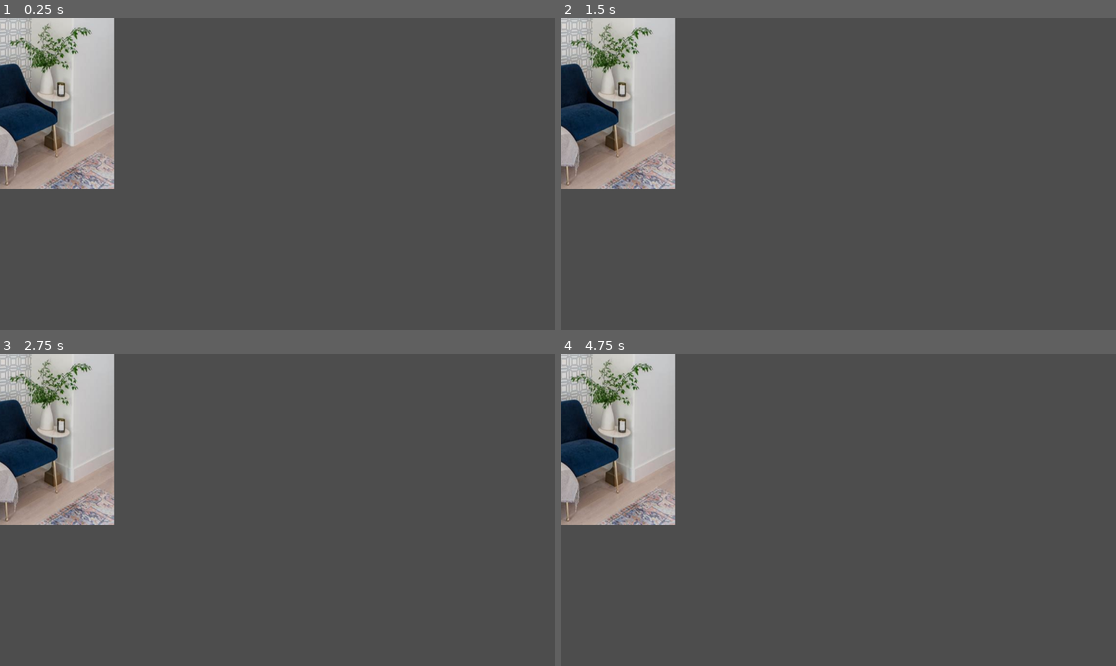
Above: before the commit, frames 1-4 (two rows, left to right).
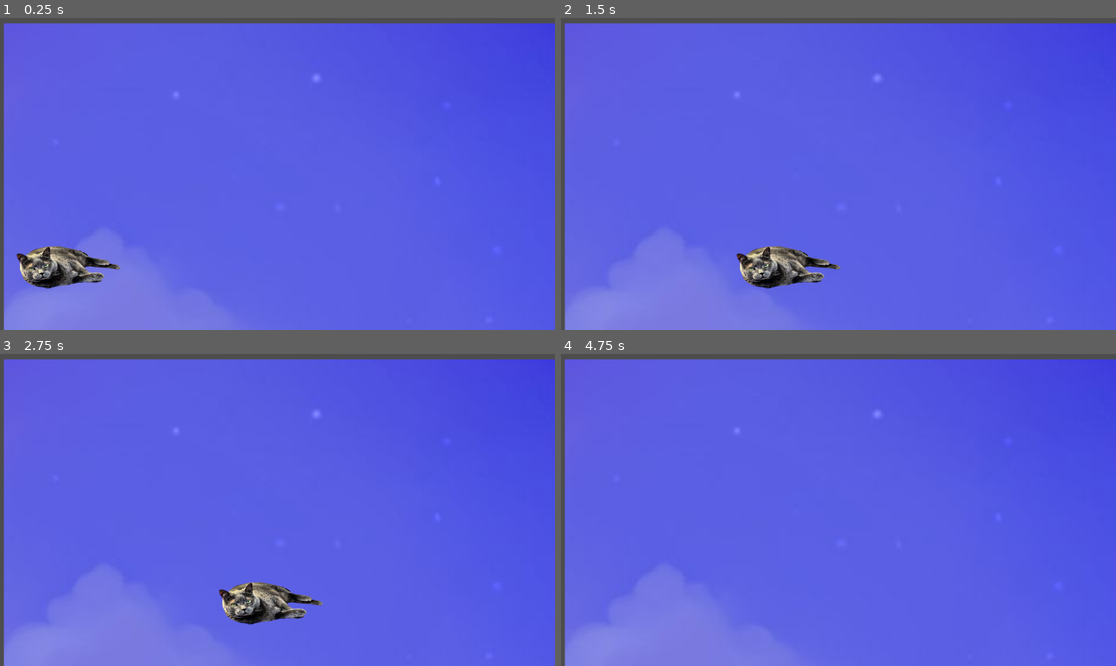
Above: after the commit, the same moments.

Repository: 5hr3kY/Kit-Fight
Game: Godot game, scene res://main.tscn
Same seed, same stepped clock (60 frames per second), same inputs: the game is played once before the commit and once after it. Before the commit the project has no main scene; this scene is started directly in both runs.
Inputs:
- Up to frame 1 (0.25 s): no input
- Up to frame 2 (1.5 s): tap Enter at 0.5 s; hold Right (ui_right) 0.53-1.28 s; tap Space (ui_space, bound only after the commit) at 0.6, 1.35 s; hold Left (ui_left) from 1.28 s (still down)
- Up to frame 3 (2.75 s): release Left (ui_left) at 2.03 s; hold Right (ui_right) from 2.03 s (still down); tap Space (ui_space, bound only after the commit) at 2.1 s
- Up to frame 4 (4.75 s): release Right (ui_right) at 2.78 s; hold Up (ui_up) 2.78-3.53 s; tap Space (ui_space, bound only after the commit) at 2.85, 3.5, 3.6, 4.35 s; hold Left (ui_left) from 3.53 s (still down)

The runs differ from the first frame. In frame 1, 98% of the frame differs, in the area x 0-100%, y 0-100%; in frame 2, 98%; in frame 3, 98%; in frame 4, 98%.
Error after the commit: Invalid assignment of property or key 'visible' with value of type 'bool' on a base object of type 'null instance'. (res://cat.gd:33)

Commit message:
pls save me

Diff:
--- /dev/null
+++ b/kit-fight/cat.gd
@@ -0,0 +1,33 @@
+extends CharacterBody2D
+
+var jumped = false
+var gravity = .45
+var onFloor = false
+var speed = 10
+var attacking  = false
+
+func _physics_process(delta: float) -> void:
+	var input_direction = Input.get_axis("ui_left","ui_right")
+	velocity.x = input_direction *speed
+
+	if Input.is_action_just_pressed("ui_up") and not jumped and onFloor:
+		velocity.y= -50
+
+
+		jumped = true
+		onFloor = false
+
+	if position.y<500 and not onFloor:
+		velocity.y +=gravity *speed
+	elif position.y >500 and not onFloor:
+		velocity.y = 0
+		position.y = 500
+		onFloor = true
+		jumped = false
+
+	position.x+=velocity.x
+	position.y += velocity.y
+
+
+	if Input.is_action_just_pressed("ui_space") and not attacking:
+		%Fireball.visible = true
--- /dev/null
+++ b/kit-fight/fireball.gd
@@ -0,0 +1,14 @@
+extends CharacterBody2D
+
+var deceleration = 1
+
+func _init():
+	velocity.x = 90
+
+
+func _physics_process(delta: float) -> void:
+	if self.visible:
+		position.x+=velocity.x
+		velocity.x-= deceleration
+		if  velocity.x <0:
+			queue_free()
--- a/kit-fight/main.tscn
+++ b/kit-fight/main.tscn
@@ -1,10 +1,58 @@
-[gd_scene load_steps=2 format=3 uid="uid://hi63ys7eodfn"]
+[gd_scene format=3 uid="uid://hi63ys7eodfn"]
 
-[ext_resource type="Texture2D" uid="uid://btjyjdkk848d2" path="res://temp.jpg" id="1_ig7tw"]
+[ext_resource type="Texture2D" uid="uid://dvitlfu7a21rq" path="res://forest.jpg" id="1_ig7tw"]
+[ext_resource type="Script" uid="uid://ck38efirutgg2" path="res://cat.gd" id="2_h2yge"]
+[ext_resource type="Texture2D" uid="uid://ccqtcxtgyhpw6" path="res://Cat-removebg-preview.png" id="3_1bvp3"]
+[ext_resource type="Script" uid="uid://oouqsc1m8eu3" path="res://fireball.gd" id="4_lquwl"]
+[ext_resource type="Texture2D" uid="uid://dvtgocn38jlx1" path="res://OIP-1267249214-removebg-preview.png" id="5_7mycd"]
 
-[node name="Node2D" type="Node2D"]
+[sub_resource type="RectangleShape2D" id="RectangleShape2D_1bvp3"]
+size = Vector2(210, 63)
 
-[node name="CharacterBody2D" type="CharacterBody2D" parent="."]
+[sub_resource type="CircleShape2D" id="CircleShape2D_g8spy"]
+radius = 15.033297
 
-[node name="Sprite2D" type="Sprite2D" parent="CharacterBody2D"]
+[node name="Node2D" type="Node2D" unique_id=292624201]
+
+[node name="CharacterBody2D" type="CharacterBody2D" parent="." unique_id=384507743]
+
+[node name="Sprite2D" type="Sprite2D" parent="CharacterBody2D" unique_id=304056995]
+position = Vector2(2325, 1316)
+scale = Vector2(2.4135022, 2.4172933)
 texture = ExtResource("1_ig7tw")
+
+[node name="Cat" type="CharacterBody2D" parent="." unique_id=507877446]
+position = Vector2(94, 574)
+script = ExtResource("2_h2yge")
+
+[node name="Sprite2D" type="Sprite2D" parent="Cat" unique_id=1184588812]
+position = Vector2(43.999992, 19)
+scale = Vector2(0.6669285, 0.5)
+texture = ExtResource("3_1bvp3")
+
+[node name="CollisionShape2D" type="CollisionShape2D" parent="Cat" unique_id=964374476]
+position = Vector2(38, 14)
+shape = SubResource("RectangleShape2D_1bvp3")
+
+[node name="Fireball" type="CharacterBody2D" parent="." unique_id=1393381194]
+unique_name_in_owner = true
+visible = false
+position = Vector2(128, 357)
+script = ExtResource("4_lquwl")
+
+[node name="Sprite2D" type="Sprite2D" parent="Fireball" unique_id=871288530]
+visible = false
+position = Vector2(115, 231)
+scale = Vector2(0.1, 0.1)
+texture = ExtResource("5_7mycd")
+
+[node name="CollisionShape2D" type="CollisionShape2D" parent="Fireball" unique_id=2086194315]
+visible = false
+position = Vector2(114, 230)
+shape = SubResource("CircleShape2D_g8spy")
+
+[node name="CharacterBody2D2" type="CharacterBody2D" parent="." unique_id=554804771]
+
+[node name="Sprite2D" type="Sprite2D" parent="CharacterBody2D2" unique_id=33452518]
+
+[node name="CollisionShape2D" type="CollisionShape2D" parent="CharacterBody2D2" unique_id=1802400274]
--- a/kit-fight/project.godot
+++ b/kit-fight/project.godot
@@ -8,11 +8,24 @@
 
 config_version=5
 
+[animation]
+
+compatibility/default_parent_skeleton_in_mesh_instance_3d=true
+
 [application]
 
 config/name="KitFight"
-config/features=PackedStringArray("4.5", "GL Compatibility")
+run/main_scene="uid://hi63ys7eodfn"
+config/features=PackedStringArray("4.7", "GL Compatibility")
 config/icon="res://icon.svg"
+
+[input]
+
+ui_space={
+"deadzone": 0.2,
+"events": [Object(InputEventKey,"resource_local_to_scene":false,"resource_name":"","device":16,"window_id":0,"alt_pressed":false,"shift_pressed":false,"ctrl_pressed":false,"meta_pressed":false,"pressed":false,"keycode":0,"physical_keycode":32,"key_label":0,"unicode":0,"location":0,"echo":false,"script":null)
+]
+}
 
 [rendering]
 
Binary file added: kit-fight/Cat-removebg-preview.png
Not shown, added: kit-fight/Cat-removebg-preview.png.import
Binary file added: kit-fight/OIP-1267249214-removebg-preview.png
Not shown, added: kit-fight/OIP-1267249214-removebg-preview.png.import
Not shown, added: kit-fight/cat.gd.uid
Binary file added: kit-fight/cloud-removebg-preview.png
Not shown, added: kit-fight/cloud-removebg-preview.png.import
Not shown, added: kit-fight/fireball.gd.uid
Binary file added: kit-fight/forest.jpg
Not shown, changed: kit-fight/forest.jpg.import
Binary file removed: kit-fight/temp.jpg
